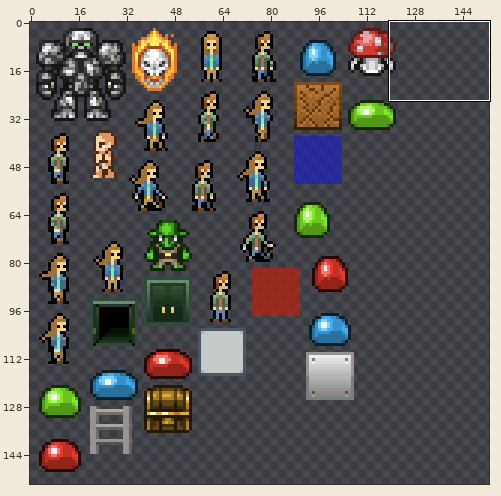
File history of a sprite sheet, loveapp/resources/sprites/spritesheet.png. Above, an overview of the earlier version with the close-up marked.
Close-up. Before:
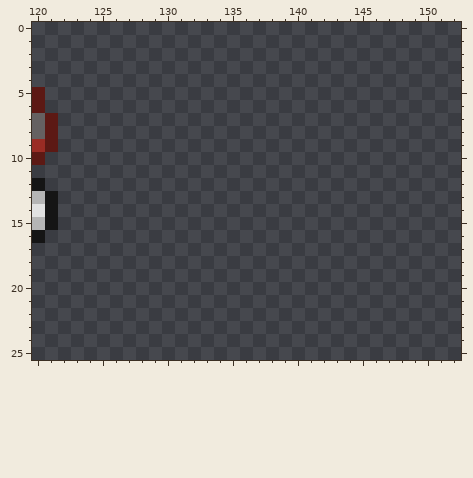
The file is 512x512 pixels. Pixels under 10% opacity are left out. Colours within 5 levels of each other are drawn and written as one. Shown: x 120..152, y 0..25. The wide view leaves out empty margins.
After:
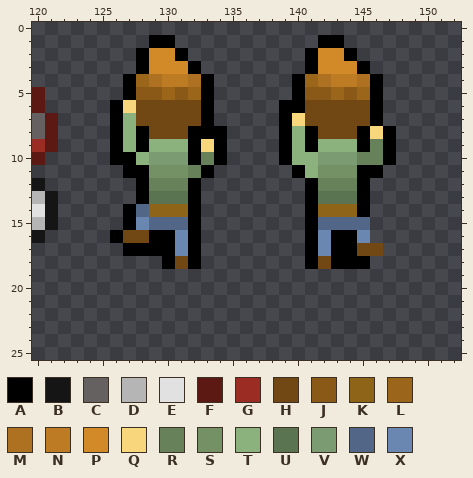
Palette (. is transparent): A #000000  B #151515  C #656161  D #b5b5b5  E #e1e1e1  F #5c1914  G #9a2c24  H #714813  J #8b5917  K #8e6419  L #9c661a  M #ad7121  N #bd7c24  P #d28a29  Q #f7d67c  R #67825b  S #739165  T #8bb17c  U #5a7452  V #7b9c72  W #526788  X #6987b0
The commit says: add climbing frames to sprite sheet
The exact change:
Colour A now appears in row 1 at x 129 to 130 and 142 to 143; in row 2 at x 128, 131, 141 and 144; in row 3 at x 128, 132, 141 and 145; in rows 4 to 5 at x 127, 133, 140 and 146; in row 6 at x 126, 133, 139 to 140 and 146; in row 7 at x 126, 133, 139 and 146.
Colour A now appears in row 8 at x 126, 128, 132 to 134, 139, 141, 145 and 147; in row 9 at x 126, 128, 132, 134, 139, 141, 145 and 147; in row 10 at x 126 to 127, 132, 134, 139 and 147; in row 11 at x 127 to 128, 133, 140 and 145 to 146; in rows 12 to 13 at x 128, 132, 141 and 145; in row 14 at x 127, 132, 141 and 145.
Colour A now appears in row 15 at x 127, 132 and 141; in row 16 at x 126, 129 to 130, 132, 141 and 143 to 144; in row 17 at x 127 to 130, 132, 141 and 143 to 144; in row 18 at x 130, 132, 141 and 143 to 145.
Colour H now appears in rows 6 to 7 at x 128 to 132 and 141 to 145; in row 8 at x 129 to 131 and 142 to 144; in row 16 at x 127 to 128; in row 17 at x 145 to 146; in row 18 at x 131 and 142.
Colour J now appears in row 5 at x 128 to 129, 131, 141 to 142 and 144.
Colour K now appears in row 14 at x 129 to 131 and 142 to 144.
Colour L now appears in row 4 at x 128 and 141; in row 5 at x 130, 132, 143 and 145.
Colour M now appears in row 4 at x 129, 132, 142 and 145.
Colour N now appears in row 4 at x 130 to 131 and 143 to 144.
Colour P now appears in row 2 at x 129 to 130 and 142 to 143; in row 3 at x 129 to 131 and 142 to 144.
Colour Q now appears in row 6 at x 127; in row 7 at x 140; in row 8 at x 146; in row 9 at x 133.
Colour R now appears in row 9 at x 146; in row 10 at x 133 and 145 to 146; in row 11 at x 132; in row 12 at x 129 to 131 and 142 to 144.
Colour S now appears in row 11 at x 129 to 131 and 142 to 144.
Colour T now appears in row 7 at x 127; in row 8 at x 127 and 140; in row 9 at x 127, 129 to 131, 140 and 142 to 144; in row 10 at x 128 and 140 to 141; in row 11 at x 141.
Colour U now appears in row 13 at x 129 to 131 and 142 to 144.
Colour V now appears in row 10 at x 129 to 131 and 142 to 144.
Colour W now appears in row 14 at x 128; in row 15 at x 129 to 131 and 142 to 145.
Colour X now appears in row 15 at x 128; in row 16 at x 131, 142 and 145; in row 17 at x 131 and 142.
